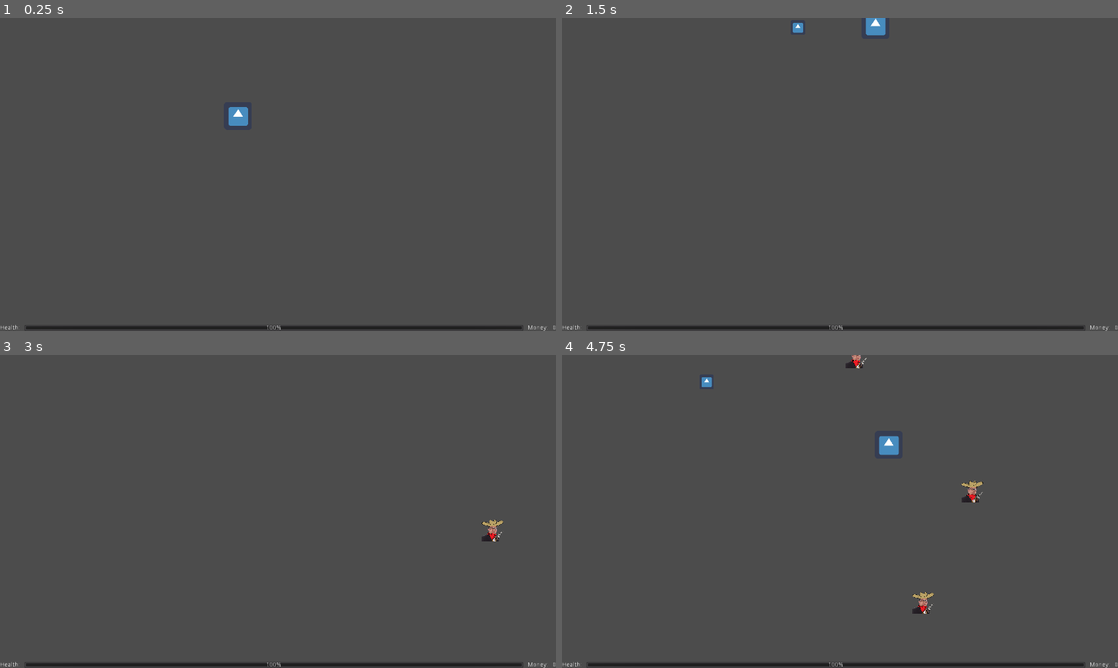
Above: before the commit, frames 1-4 (two rows, left to right).
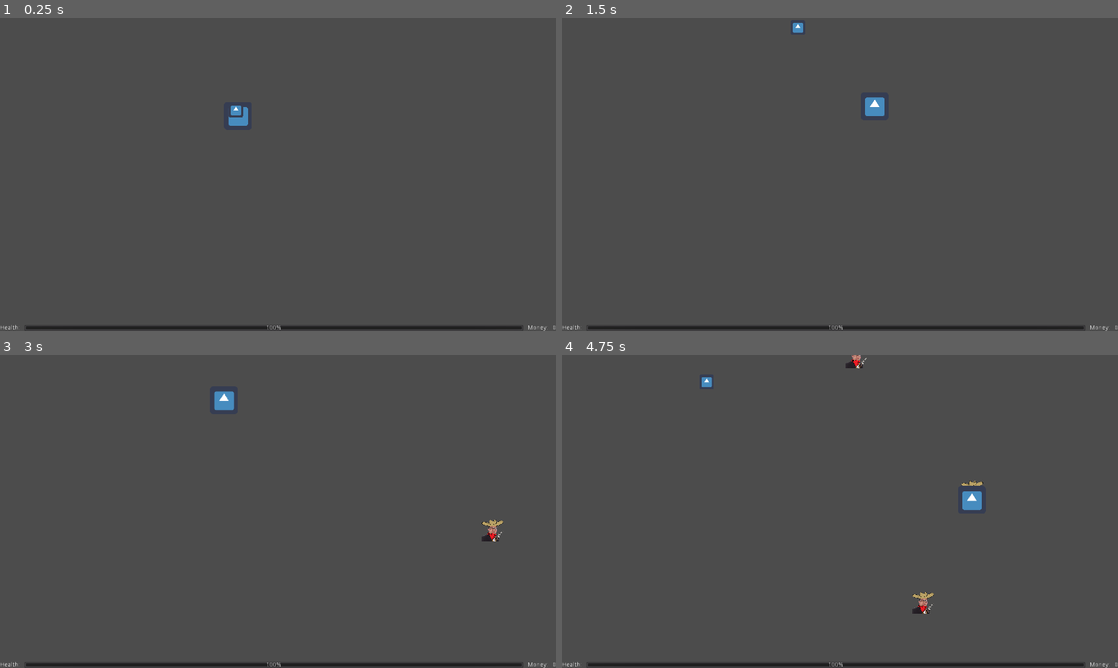
Above: after the commit, the same moments.

Repository: LMBishop/LikKanShootdown
Game: Godot game, scene res://Node2D.tscn
Two runs of this game, one before a commit and one after it. Both use one fixed random seed, a clock stepped at 60 frames per second and the inputs below. The engine's default icon, where the game draws it, is replaced by a stand-in: a white triangle on a blue panel in a dark square.
Inputs (mouse positions are in pixels of both pictures, inside the frame that each line leads up to):
- Up to frame 1 (0.25 s): no input
- Up to frame 2 (1.5 s): tap Enter at 0.5 s; move the mouse to (812, 237) at 0.52 s; hold Space (click) 0.53-1.28 s; hold Up (up) from 0.53 s (still down); move the mouse to (1006, 221) at 1.27 s; tap Space (click) at 1.35 s
- Up to frame 3 (3 s): move the mouse to (111, 464) at 2.02 s; release Up (up) at 2.03 s; hold Space (click) 2.03-2.78 s; hold Left (left) from 2.03 s (still down); move the mouse to (305, 511) at 2.77 s; tap Space (click) at 2.85 s
- Up to frame 4 (4.75 s): move the mouse to (756, 433) at 3.52 s; release Left (left) at 3.53 s; hold Down (down) 3.53-4.28 s; hold Space (click) 3.53-4.28 s; move the mouse to (962, 495) at 4.27 s; hold Right (right) from 4.28 s (still down); tap Space (click) at 4.35 s

The runs differ from the first frame. In frame 1, less than 0.1% of the frame differs, in the area x 41-44%, y 28-32%; in frame 2, 0.4%; in frame 3, 0.2%; in frame 4, 0.5%, in the area x 57-76%, y 25-50%.

Commit message:
Fix bullets

Diff:
--- a/Bullet.gd
+++ b/Bullet.gd
@@ -5,27 +5,9 @@
 var target = Vector2.ZERO
 #var player = load("")
 var shot = false;
-func get_input():
-	velocity = Vector2()
-	if Input.is_action_pressed("right"):
-		velocity.x += 1
-	if Input.is_action_pressed("left"):
-		velocity.x -= 1
-	if Input.is_action_pressed("down"):
-		velocity.y += 1
-	if Input.is_action_pressed("up"):
-		velocity.y -= 1
-
-	velocity = velocity.normalized() * speed
-
-
 
 
 func _physics_process(delta):
-
-
-
-
 	target = get_global_mouse_position()
 	if(Input.is_action_pressed("click")  && shot == false):
 		velocity = global_position.direction_to(target) * speed
--- a/KinematicBody2D.gd
+++ b/KinematicBody2D.gd
@@ -18,15 +18,10 @@
 	velocity = velocity.normalized() * speed
 
 func _physics_process(delta):
-
-
-
 	get_input()
 	globals.playerPos = global_position
 	velocity = move_and_slide(velocity)
 	if Input.is_action_just_pressed("click"):
 		var obj = spawn_object.instance()
 		obj.position = get_position()
-		obj.position.x -= 500
-		obj.position.y -= 250
-		add_child(obj)
+		get_owner().add_child(obj)
--- a/Node2D.tscn
+++ b/Node2D.tscn
@@ -15,11 +15,11 @@
 script = ExtResource( 3 )
 enemy_scene = ExtResource( 5 )
 
+[node name="Bullet" parent="." instance=ExtResource( 4 )]
+position = Vector2( 548, 225 )
+
 [node name="KinematicBody2D" parent="." instance=ExtResource( 2 )]
 position = Vector2( 544, 216 )
-
-[node name="Bullet" parent="KinematicBody2D" instance=ExtResource( 4 )]
-position = Vector2( 4, 9 )
 
 [node name="Node" type="Node" parent="."]
 
